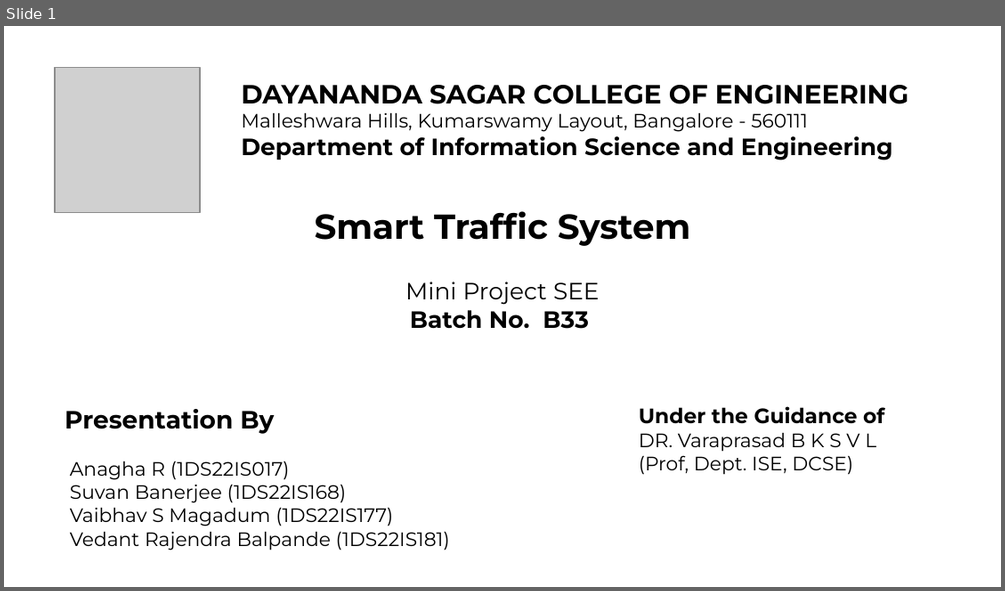
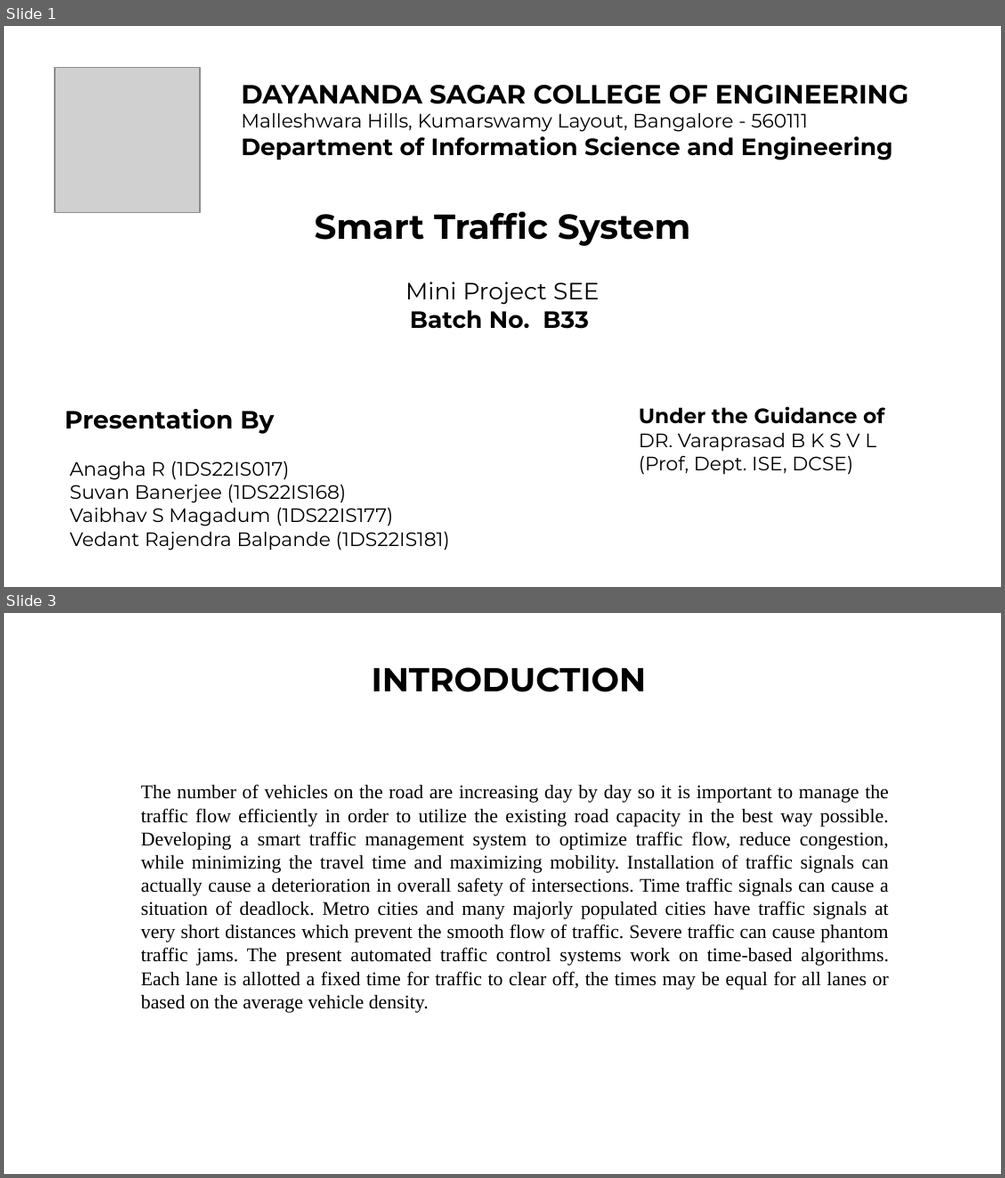
Before and after one commit to Vaibhav-Magadum/MiniProject, a slide deck: Presentation/Presentation_FINAL_DRAFT.pptx. Shown one above the other, each under a label of ours: slide 1 before the commit, slides 1 and 3 after it; the slides between them are not shown. The pictures are 1005x591 and 1005x1178 pixels, drawn with LibreOffice and Linux fonts; fonts in the diff are those of the drawing; grey boxes stand for pictures. Boxes give left, top, right and bottom in pixels: in the first picture for what was removed or moved away, otherwise in the second. Text is boxed around its words. In the diff, an @@ line names an element or a change of style, - is before the commit and + after.

```diff
--- a/Presentation/Presentation_FINAL_DRAFT.pptx
+++ b/Presentation/Presentation_FINAL_DRAFT.pptx
@@ slide 3 added at box(4, 613, 1001, 1174), background #FFFFFF @@
@@ title added at box(372, 667, 647, 692), 24 pt, text #000000, bold @@
+INTRODUCTION
@@ text added at box(141, 784, 889, 1013), 14 pt, text #000000 @@
+The number of vehicles on the road are increasing day by day so it is important to manage the traffic flow efficiently in order to utilize the existing road capacity in the best way possible. Developing a smart traffic management system to optimize traffic flow, reduce congestion, while minimizing the travel time and maximizing mobility. Installation of traffic signals can actually cause a deterioration in overall safety of intersections. Time traffic signals can cause a situation of deadlock. Metro cities and many majorly populated cities have traffic signals at very short distances which prevent the smooth flow of traffic. Severe traffic can cause phantom traffic jams. The present automated traffic control systems work on time-based algorithms. Each lane is allotted a fixed time for traffic to clear off, the times may be equal for all lanes or based on the average vehicle density.
```
Also in this commit, not shown: 12 other slides added, 2 slides removed.
